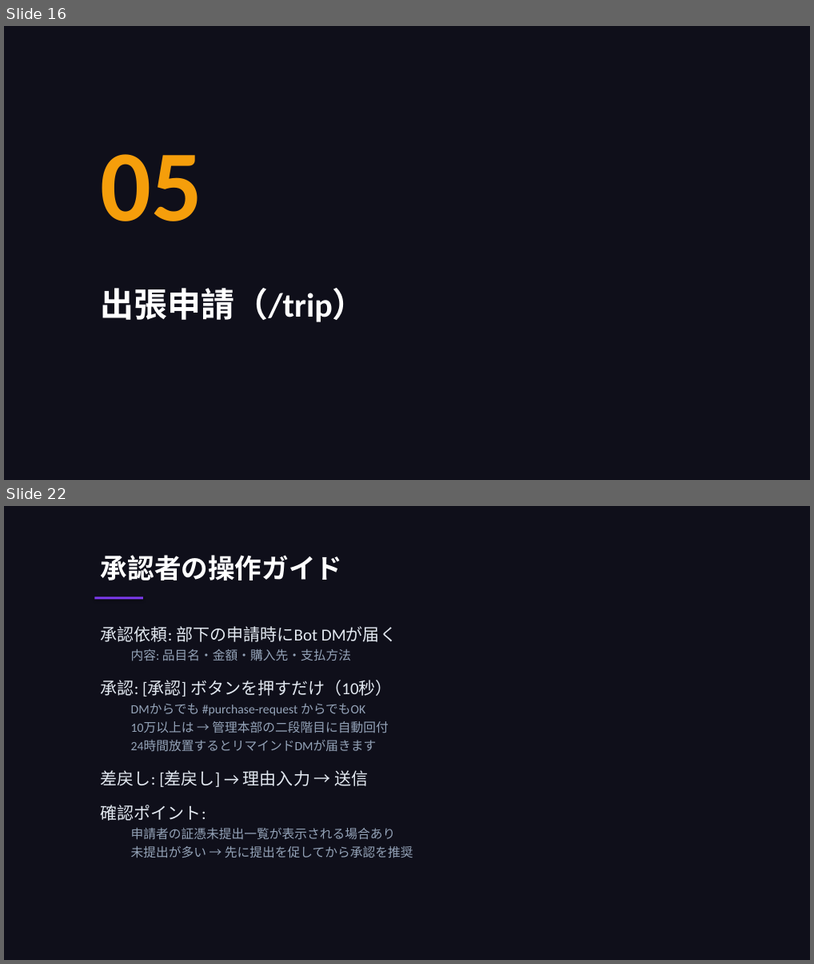
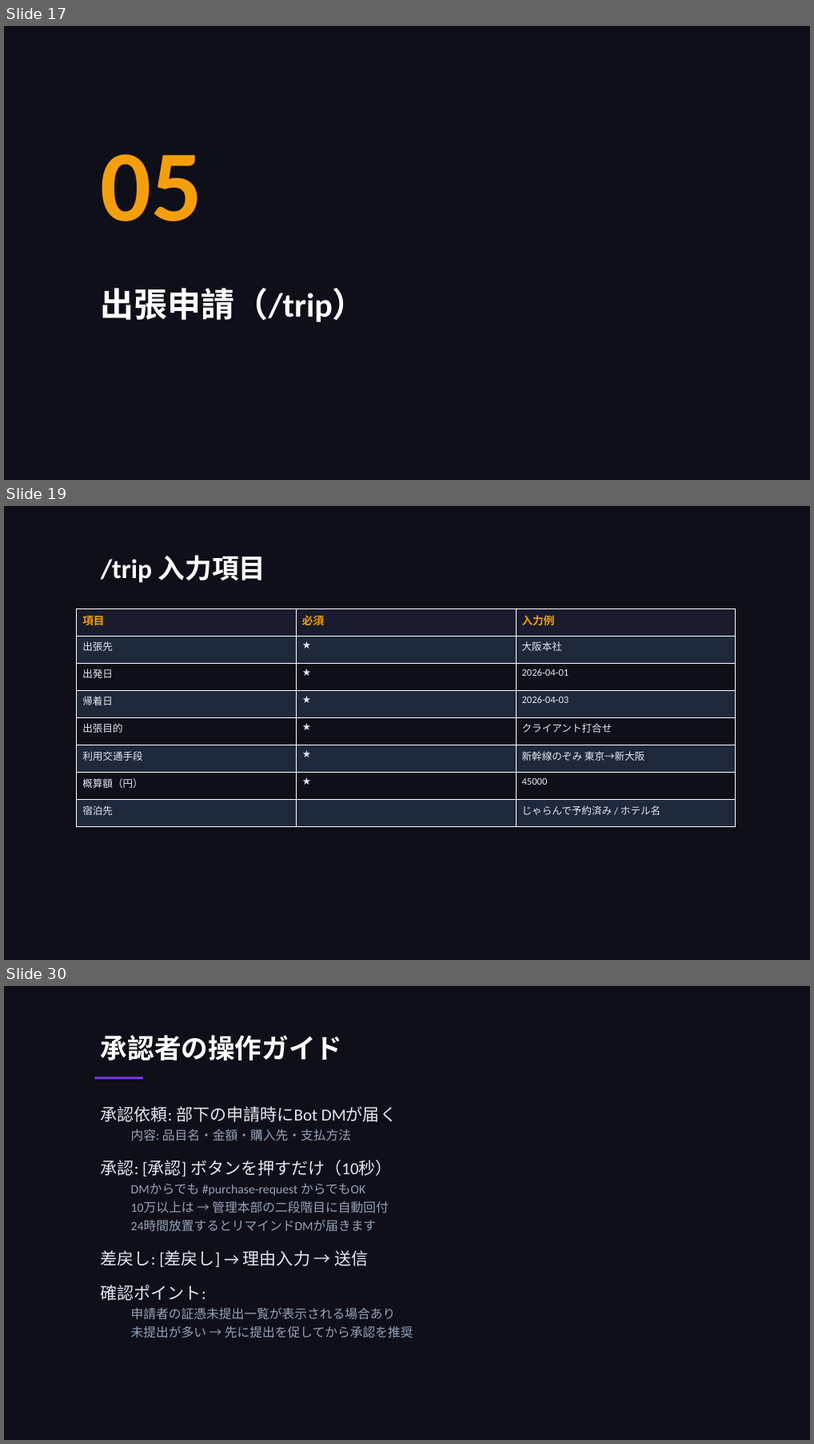
Before and after one commit to takeshiizawa123/next-procurement-poc, a slide deck: docs/user-manual.pptx. Shown one above the other, each under a label of ours: slides 16 and 22 before the commit, slides 17, 19 and 30 after it; the slides between them are not shown. The pictures are 814x964 and 814x1444 pixels, drawn with LibreOffice and Linux fonts; fonts in the diff are those of the drawing. Boxes give left, top, right and bottom in pixels: in the first picture for what was removed or moved away, otherwise in the second. Text is boxed around its words. In the diff, an @@ line names an element or a change of style, - is before the commit and + after.

```diff
--- a/docs/user-manual.pptx
+++ b/docs/user-manual.pptx
@@ slide 19 added at <box>4,506,810,960</box>, background #0F0F1A @@
@@ text added at <box>101,555,266,583</box>, 32 pt, text #FFFFFF, bold @@
+/trip 入力項目
@@ table added at <box>77,609,735,827</box>, 8 rows, 3 columns @@
+項目 | 必須 | 入力例
+出張先 | ★ | 大阪本社
+出発日 | ★ | 2026-04-01
+帰着日 | ★ | 2026-04-03
+出張目的 | ★ | クライアント打合せ
+利用交通手段 | ★ | 新幹線のぞみ 東京→新大阪
+概算額（円） | ★ | 45000
+宿泊先 |  | じゃらんで予約済み / ホテル名
@@ what was slide 16 is now slide 17 @@
@@ what was slide 22 is now slide 30 @@
```
Also in this commit, not shown: 10 slides changed, 14 other slides added, 1 other file.
